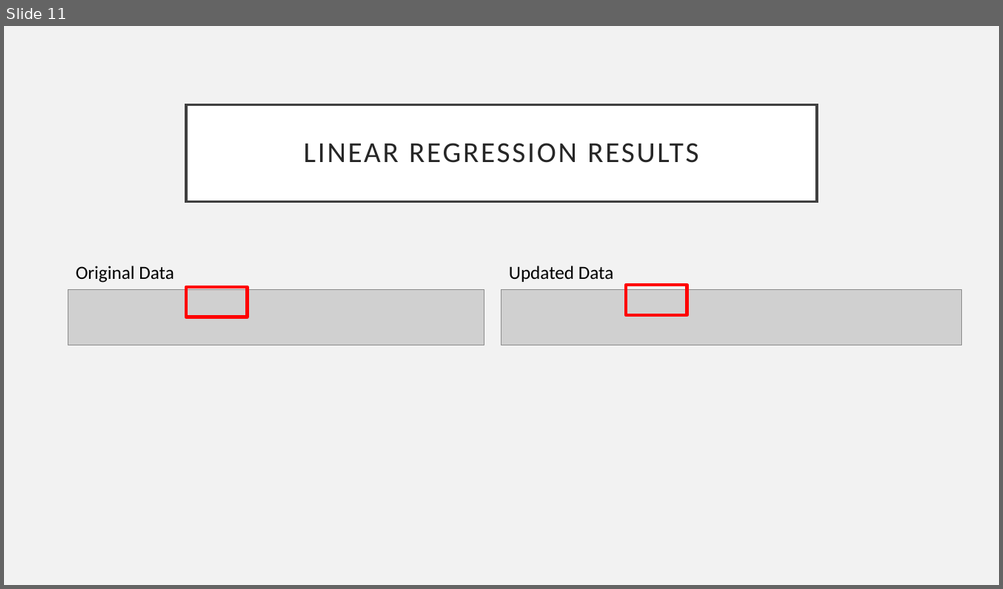
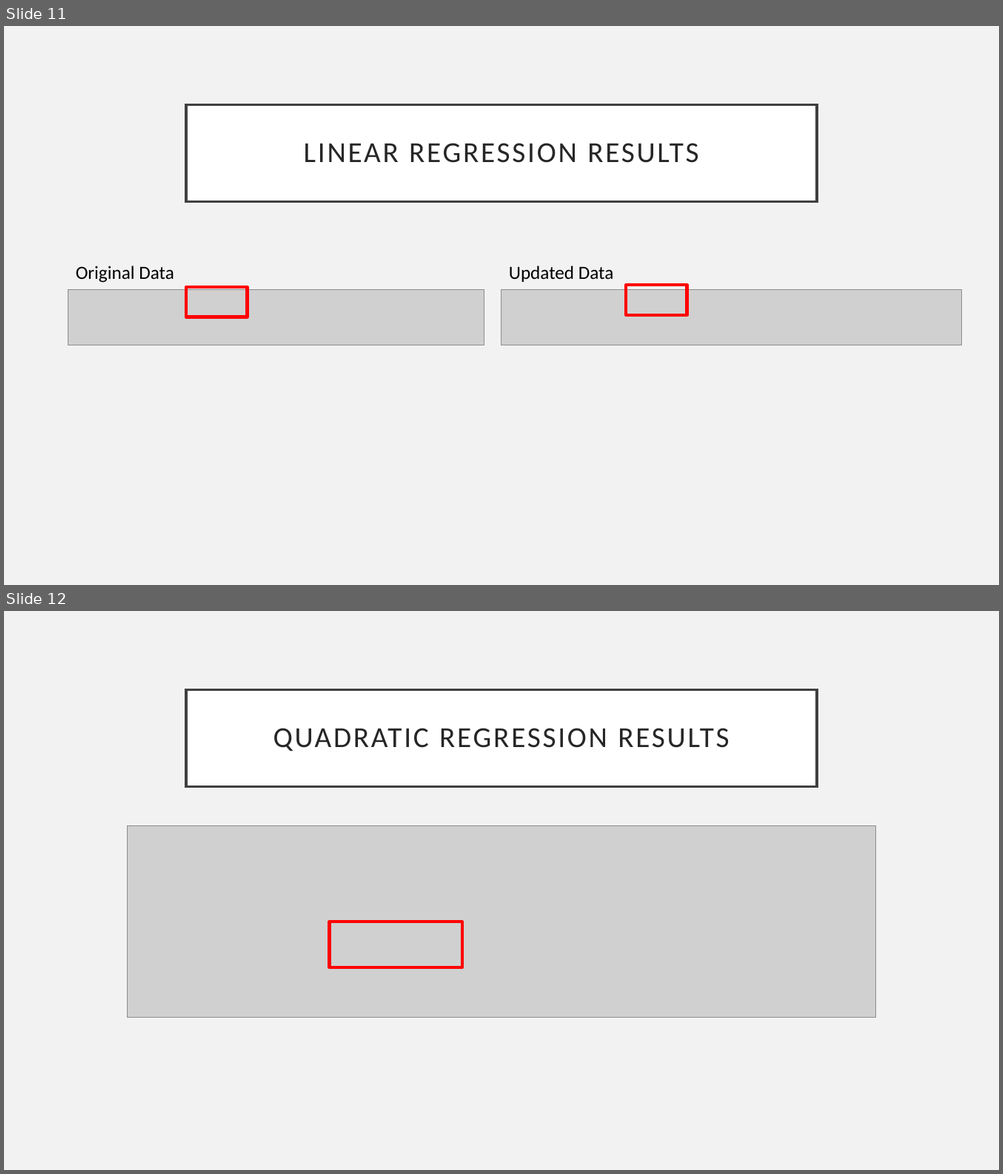
Before and after one commit to cfcooper/maize, a slide deck: SA_maize_AAEA2021.pptx. Shown one above the other, each under a label of ours: slide 11 before the commit, slides 11 and 12 after it. The pictures are 1003x589 and 1003x1174 pixels, drawn with LibreOffice and Linux fonts; fonts in the diff are those of the drawing; grey boxes stand for pictures. Boxes give left, top, right and bottom in pixels: in the first picture for what was removed or moved away, otherwise in the second. Text is boxed around its words. In the diff, an @@ line names an element or a change of style, - is before the commit and + after.

```diff
--- a/SA_maize_AAEA2021.pptx
+++ b/SA_maize_AAEA2021.pptx
@@ slide 12 added at box(4, 611, 999, 1170), background #F2F2F2 @@
@@ title added at box(186, 689, 817, 786), fill #FFFFFF, outline #404040 2.5 pt, 28 pt, text #262626 @@
+QUADRATIC REGRESSION RESULTS
@@ picture added at box(127, 826, 876, 1017) @@
@@ rectangle added at box(330, 922, 462, 968), outline #FF0000 3 pt @@
```
Also in this commit, not shown: 3 slides changed, 1 other slide added, 1 slide removed, 2 other files.
